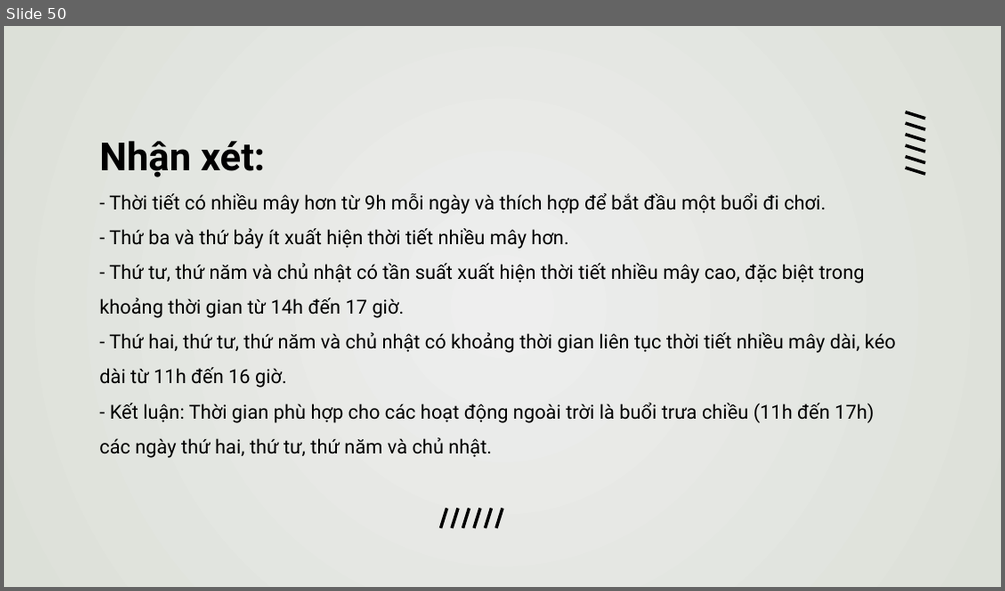
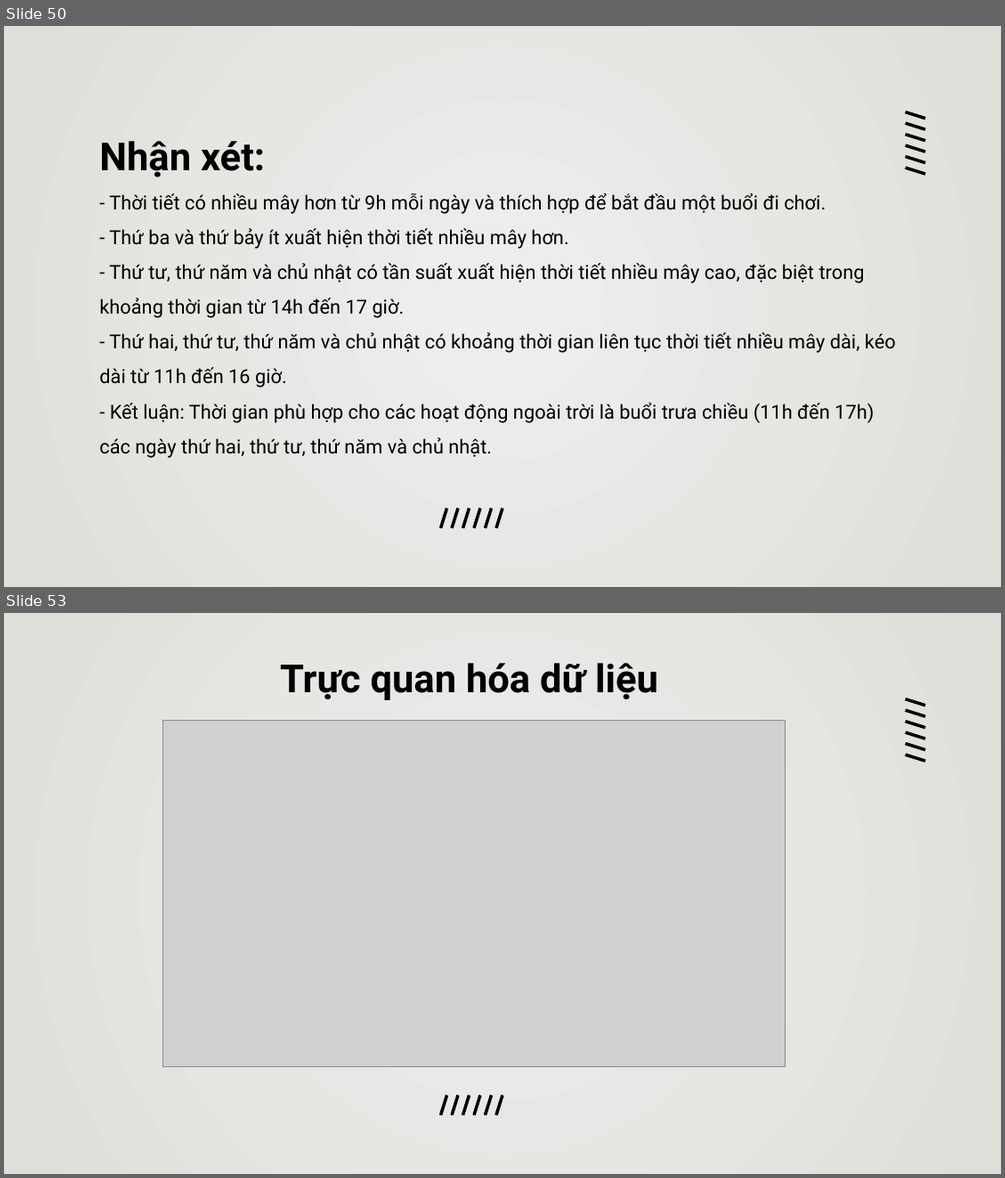
Before and after one commit to duongtanton/NP-KHDL-Gr9, a slide deck: group09.pptx. Shown one above the other, each under a label of ours: slide 50 before the commit, slides 50 and 53 after it; the slides between them are not shown. The pictures are 1005x591 and 1005x1178 pixels, drawn with LibreOffice and Linux fonts; fonts in the diff are those of the drawing; grey boxes stand for pictures. Boxes give left, top, right and bottom in pixels: in the first picture for what was removed or moved away, otherwise in the second. Text is boxed around its words. In the diff, an @@ line names an element or a change of style, - is before the commit and + after.

```diff
--- a/group09.pptx
+++ b/group09.pptx
@@ slide 53 added at (x1=4, y1=613, x2=1001, y2=1174), background gradient #EEEEEE to #DCE0D8 @@
@@ text added at (x1=280, y1=663, x2=658, y2=700), 28 pt, text #000000, bold @@
+Trực quan hóa dữ liệu
@@ picture added at (x1=162, y1=721, x2=785, y2=1067) @@
@@ group added at (x1=905, y1=698, x2=925, y2=761): 6 lines @@
@@ group added at (x1=441, y1=1094, x2=502, y2=1114): 6 lines @@
```
Also in this commit, not shown: 17 other slides added.
